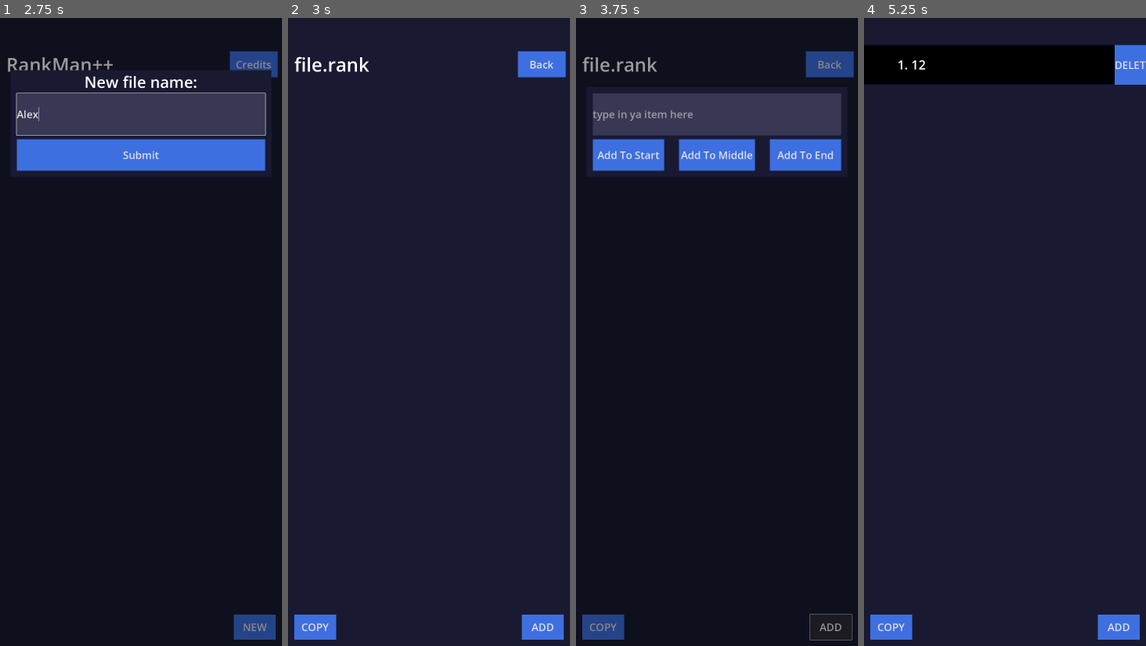
Above: before the commit, frames 1-4 (left to right).
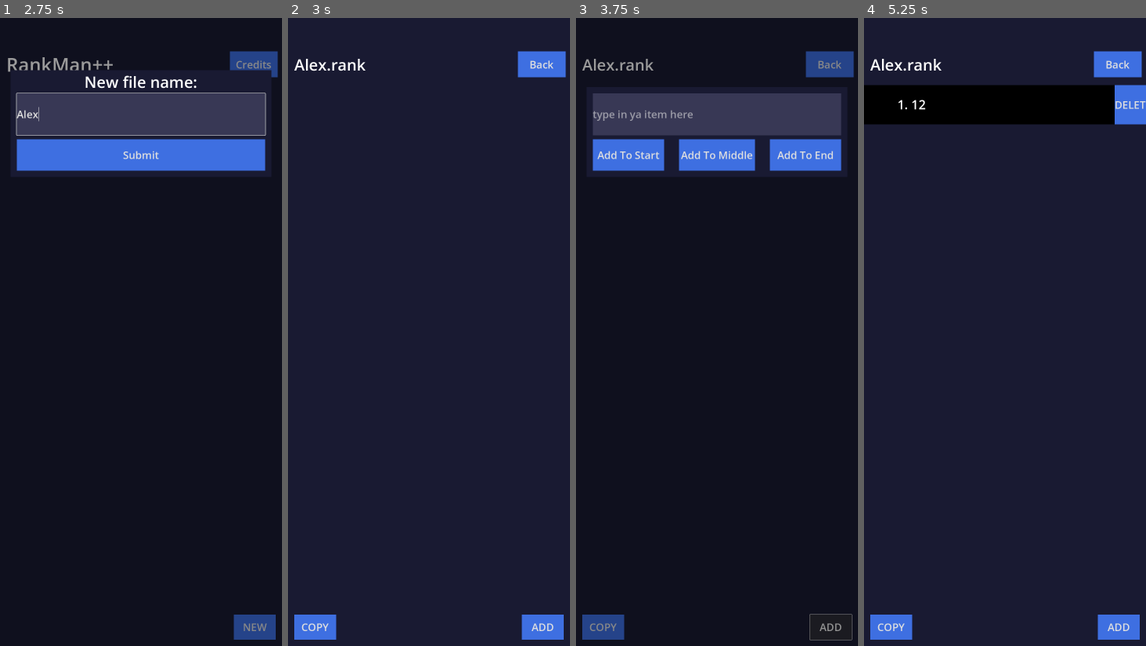
Above: after the commit, the same moments.

Repository: POtOSoftware/rankmanplusplus
Game: Godot game, scene res://Scenes/FilePicker/FilePicker.tscn
The game is run twice, just before and just after one commit, with the same random seed, the same clock (stepped at 60 frames per second) and the same inputs.
Inputs (mouse positions are in pixels of both pictures, inside the frame that each line leads up to):
- Up to frame 1 (2.75 s): click "NEW" at 0.5 s; click (141, 112) at 1.27 s; type "Alex" at 1.35 s; click "NEW" at 2 s
- Up to frame 2 (3 s): click "Submit" at 2.75 s
- Up to frame 3 (3.75 s): click "ADD" at 3.5 s
- Up to frame 4 (5.25 s): click (1005, 112) at 4.27 s; type "12" at 4.35 s; click "Add To Start" at 5 s

Frame 1 is identical in both runs. In frame 2, 0.3% of the frame differs, in the area x 2-29%, y 6-9%; in frame 3, 0.3%; in frame 4, 12%, in the area x 0-100%, y 4-17%.

Commit message:
file name label does what its supposed to

Diff:
--- a/Scenes/ListScene/ListScene.tscn
+++ b/Scenes/ListScene/ListScene.tscn
@@ -14,7 +14,7 @@
 theme = ExtResource("1_m5n2d")
 script = ExtResource("1_e60dm")
 
-[node name="WorkingFIleName" type="Label" parent="."]
+[node name="WorkingFileName" type="Label" parent="."]
 layout_mode = 1
 anchors_preset = 10
 anchor_right = 1.0
@@ -23,9 +23,10 @@
 offset_right = -200.0
 offset_bottom = 227.0
 grow_horizontal = 2
-theme_override_font_sizes/font_size = 72
+theme_override_font_sizes/font_size = 60
 text = "file.rank"
 vertical_alignment = 1
+text_overrun_behavior = 3
 
 [node name="BackButton" type="Button" parent="."]
 layout_mode = 1
@@ -45,7 +46,7 @@
 anchors_preset = 15
 anchor_right = 1.0
 anchor_bottom = 1.0
-offset_top = 104.0
+offset_top = 256.0
 offset_bottom = -288.0
 grow_horizontal = 2
 grow_vertical = 2
--- a/Scenes/ListScene/list_scene.gd
+++ b/Scenes/ListScene/list_scene.gd
@@ -1,6 +1,7 @@
 extends Control
 
 @onready var list_container = $ScrollContainer/VBoxContainer
+@onready var file_name_label = $WorkingFileName
 
 var test_list: Array = ["item one", "item two", "item three", "item four"]
 var test_two: Array = ["Grace", "Eternal Life", "Last Goodbye", "Mojo Pin", "Forget Her", "So Real", "Lover", "Lilac Wine", "Hallelujah", "Dream Brother", "Corpus Christi Carol"]
@@ -8,8 +9,9 @@
 
 func _ready() -> void:
 	AppManager.list_container = list_container
+	AppManager.connect(AppManager.new_item_signal, self.refresh_display)
 
-	AppManager.connect(AppManager.new_item_signal, self.refresh_display)
+	file_name_label.text = AppManager.working_file_name
 	refresh_display()
 	#refresh_display(test_list)
 
